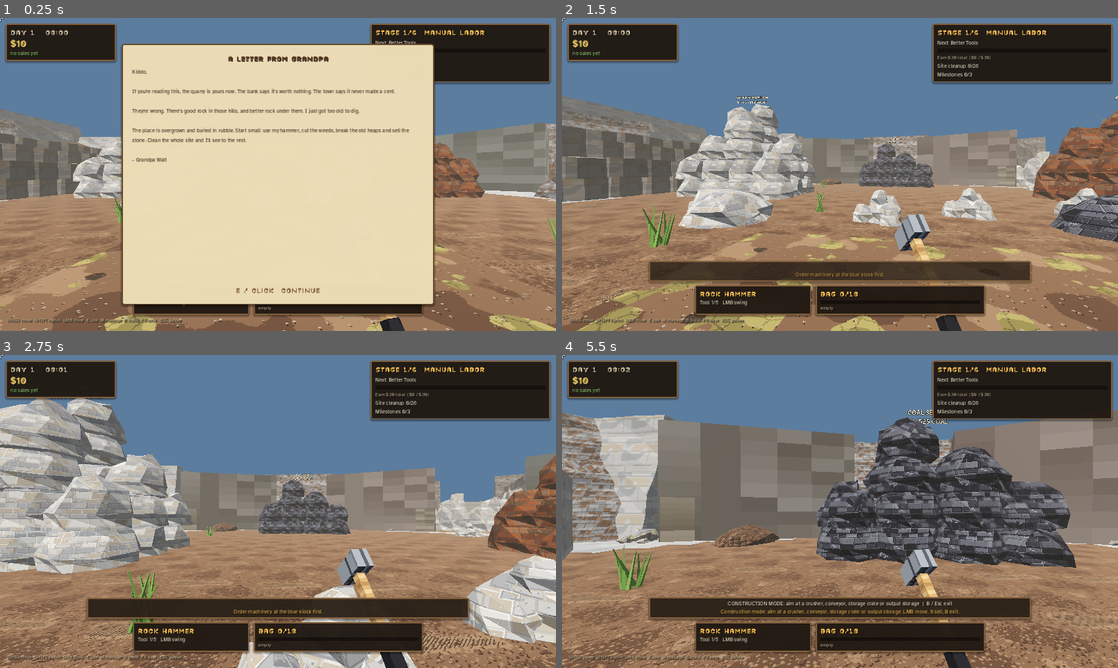
Above: before the commit, frames 1-4 (two rows, left to right).
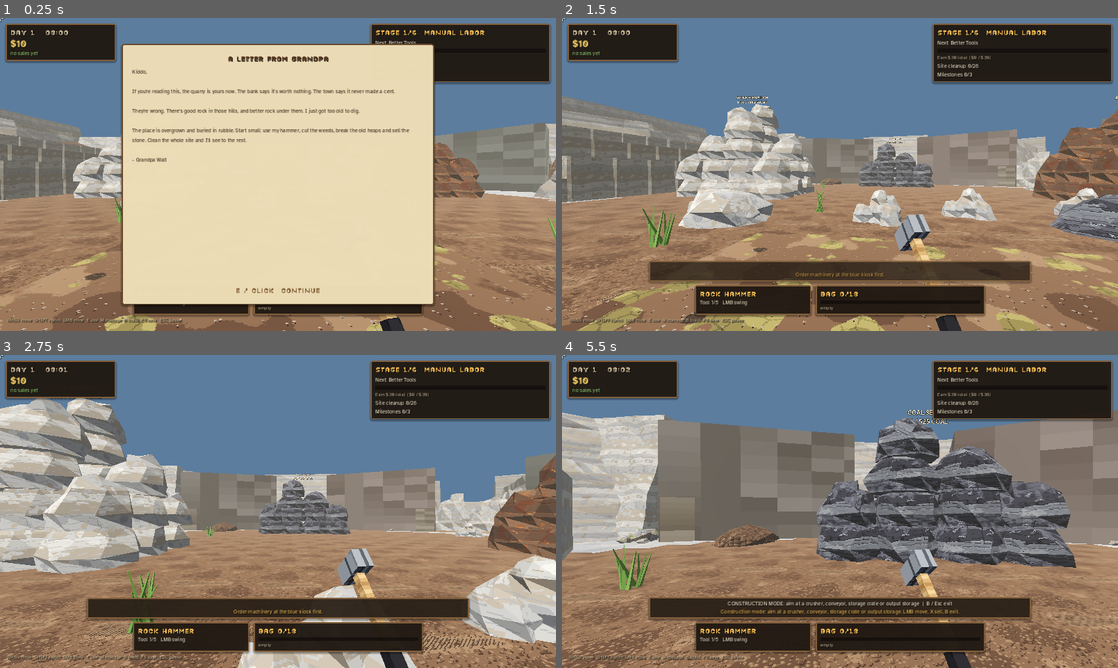
Above: after the commit, the same moments.

Repository: jafetmora79-lab/Quarry-Days
Game: Godot game, scene res://Main.tscn
Two runs of this game, one before a commit and one after it. Both use one fixed random seed, a clock stepped at 60 frames per second and the inputs below.
Inputs (mouse positions are in pixels of both pictures, inside the frame that each line leads up to):
- Up to frame 1 (0.25 s): no input
- Up to frame 2 (1.5 s): tap Enter at 0.5 s; move the mouse to (867, 174) at 0.52 s; hold E (interact) 0.53-1.28 s; hold W (move_forward) from 0.53 s (still down); click (867, 174) at 0.67 s; tap Space at 0.77 s; move the mouse to (812, 174) at 1.27 s; tap P (place_machine) at 1.35 s
- Up to frame 3 (2.75 s): keep holding W (move_forward); tap Space at 1.52 s; move the mouse to (289, 505) at 2.02 s; hold R (rotate_machine) from 2.03 s (still down)
- Up to frame 4 (5.5 s): keep holding W (move_forward); move the mouse to (834, 517) at 2.77 s; release R (rotate_machine) at 2.78 s; tap Shift (sprint) at 2.85 s; click (834, 517) at 2.92 s; tap Space at 3.02, 3.77, 4.52 s; move the mouse to (878, 514) at 3.52 s; tap M at 3.6 s; move the mouse to (795, 508) at 4.27 s; tap G at 4.35 s; move the mouse to (845, 511) at 5.02 s; tap B at 5.1 s; click (845, 511) at 5.17 s

The runs differ from the first frame. In frame 1, 1.5% of the frame differs, in the area x 0-100%, y 32-59%; in frame 2, 6.8%; in frame 3, 9.3%; in frame 4, 12%, in the area x 0-93%, y 18-68%.

Commit message:
Natural rock: wavy bedded strata textures, world-space triplanar rock on formations, flatter blocks
- tools/qd_textures.py natural_strata: no block outlines, tiles seamlessly; used by the rock and cliff textures
- Cut blocks: tiny chamfer, no tilt/jitter; no wobble or per-course tone, so faces stay coplanar and continuous
- Formation rock materials map in world space (strata run unbroken across block seams)

Co-Authored-By: Claude Sonnet 5.5 <noreply@anthropic.com>
Claude-Session: https://claude.ai/code/session_01BdFm1yVtnu8eVQTLcJwNBQ

Diff:
--- a/scripts/arc_formation.gd
+++ b/scripts/arc_formation.gd
@@ -22,8 +22,8 @@
 var crack_col: Array = []         # column each overlay currently marks (-1 free)
 var _crack_next := 0
 const ZERO_XF := Transform3D(Basis(Vector3.RIGHT * 0.0001, Vector3.UP * 0.0001, Vector3.BACK * 0.0001), Vector3(0, -50, 0))
-const TONE_OLD := [Color(0.74, 0.70, 0.66), Color(0.66, 0.63, 0.60)]
-const TONE_NEW := [Color(1.0, 1.0, 0.97), Color(0.9, 0.89, 0.85)]
+const TONE_OLD := [Color(0.88, 0.86, 0.82), Color(0.88, 0.86, 0.82)]   # same tone every course: no stripes between blocks
+const TONE_NEW := [Color(1.0, 1.0, 0.98), Color(1.0, 1.0, 0.98)]
 
 func _key(ref: Vector2i) -> String:
 	return "%d:%d" % [ref.x, ref.y]
@@ -43,9 +43,8 @@
 	set_meta("deposit", id)
 	set_meta("resource", res)
 	set_meta("formation", true)
-	var base_mat := (MeshKit.mat("CutLimestone") as StandardMaterial3D).duplicate() as StandardMaterial3D
+	var base_mat := QuarryFormation.rock_material(Color.WHITE).duplicate() as StandardMaterial3D   # world-space triplanar rock
 	base_mat.vertex_color_use_as_albedo = true
-	base_mat.albedo_color = Color.WHITE
 	for k in range(5):
 		var s := MeshKit.Soup.new()
 		MeshKit.cut_block_into(s, Vector3.ZERO, Vector3(cell * 1.02, tier_h * 1.01, cell * 1.02), 900 + k * 17 + id.length())
@@ -96,7 +95,7 @@
 		var stack2: Array = chunks[i]
 		for t in range(stack2.size()):
 			var flip := PI if rng.randf() < 0.5 else 0.0
-			var basis := Basis(Vector3.UP, yaw + flip + rng.randf_range(-0.02, 0.02)) * Basis.from_scale(Vector3(rng.randf_range(0.99, 1.02), rng.randf_range(0.99, 1.02), sz.y / cell * rng.randf_range(0.99, 1.02)))
+			var basis := Basis(Vector3.UP, yaw + flip) * Basis.from_scale(Vector3(1.0, 1.0, sz.y / cell))
 			base_xf[_key(stack2[t])] = Transform3D(basis, lp + Vector3(0, float(t) * tier_h, 0))
 			inst_state[_key(stack2[t])] = 0
 		shown.append(stack2.size())
--- a/scripts/art/mesh_kit.gd
+++ b/scripts/art/mesh_kit.gd
@@ -183,18 +183,18 @@
 	rng.seed = seed
 	var hw := size.x * 0.5
 	var hd := size.z * 0.5
-	var cut := [rng.randf_range(0.08, 0.34) * size.x, rng.randf_range(0.08, 0.34) * size.x, rng.randf_range(0.08, 0.34) * size.z, rng.randf_range(0.08, 0.34) * size.z]
+	var cut := [rng.randf_range(0.03, 0.09) * size.x, rng.randf_range(0.03, 0.09) * size.x, rng.randf_range(0.03, 0.09) * size.z, rng.randf_range(0.03, 0.09) * size.z]
 	var ring := [Vector2(-hw + cut[0], -hd), Vector2(hw - cut[1], -hd), Vector2(hw, -hd + cut[1]), Vector2(hw, hd - cut[2]),
 		Vector2(hw - cut[2], hd), Vector2(-hw + cut[3], hd), Vector2(-hw, hd - cut[3]), Vector2(-hw, -hd + cut[0])]
-	var tilt_x := rng.randf_range(-0.05, 0.05)
-	var tilt_z := rng.randf_range(-0.05, 0.05)
+	var tilt_x := rng.randf_range(-0.008, 0.008)  # nearly flat: neighbouring blocks must read as one continuous face
+	var tilt_z := rng.randf_range(-0.008, 0.008)
 	var bottom := []
 	var top := []
 	for p in ring:
-		var j: Vector2 = Vector2(rng.randf_range(-0.03, 0.03) * size.x, rng.randf_range(-0.03, 0.03) * size.z)
+		var j: Vector2 = Vector2(rng.randf_range(-0.008, 0.008) * size.x, rng.randf_range(-0.008, 0.008) * size.z)
 		bottom.append(c + Vector3(p.x + j.x, 0.0, p.y + j.y))
-		var ti: Vector2 = Vector2(p.x * 0.96 + j.x * 0.5, p.y * 0.96 + j.y * 0.5)
-		var ty: float = size.y * (1.0 + tilt_x * p.x / hw + tilt_z * p.y / hd + rng.randf_range(-0.025, 0.025))
+		var ti: Vector2 = Vector2(p.x * 0.995 + j.x * 0.5, p.y * 0.995 + j.y * 0.5)
+		var ty: float = size.y * (1.0 + tilt_x * p.x / hw + tilt_z * p.y / hd + rng.randf_range(-0.006, 0.006))
 		top.append(c + Vector3(ti.x, ty, ti.y))
 	var cb := c
 	var ct := c + Vector3(0, size.y * (1.0 + rng.randf_range(-0.02, 0.02)), 0)
--- a/scripts/formation.gd
+++ b/scripts/formation.gd
@@ -8,6 +8,21 @@
 
 const CRACKS := ["res://assets/textures/T_QD_Crack1.png", "res://assets/textures/T_QD_Crack2.png", "res://assets/textures/T_QD_Crack3.png"]
 static var _crack_mats := []
+
+## Shared cut-rock material: world-space triplanar texture (continuous across blocks), tinted per use.
+static var _rock_mats := {}
+static func rock_material(tint: Color) -> StandardMaterial3D:
+	var key := tint.to_html()
+	if _rock_mats.has(key):
+		return _rock_mats[key]
+	var m := (MeshKit.mat("CutLimestone") as StandardMaterial3D).duplicate() as StandardMaterial3D
+	m.uv1_triplanar = true
+	m.uv1_world_triplanar = true
+	m.uv1_scale = Vector3(0.5, 0.5, 0.5)
+	m.uv1_triplanar_sharpness = 6.0
+	m.albedo_color = tint
+	_rock_mats[key] = m
+	return m
 
 var game
 var prog: QuarryProgression
@@ -49,15 +64,12 @@
 	# Phase 6.1: style "cut" = quarry-wall blocks (flat faces, chamfered corners, bedded strata) instead of boulders.
 	cut = str(f.get("style", "")) == "cut"
 	if cut:
-		# weathered original surface vs. brighter freshly cut stone (swapped per column in refresh())
-		mat_old = (MeshKit.mat("CutLimestone") as StandardMaterial3D).duplicate()
-		mat_old.albedo_color = Color(0.74, 0.70, 0.66)
-		mat_new = (MeshKit.mat("CutLimestone") as StandardMaterial3D).duplicate()
-		mat_new.albedo_color = Color(1.0, 1.0, 0.97)
-		mat_old2 = mat_old.duplicate()
-		mat_old2.albedo_color = Color(0.66, 0.63, 0.60)    # alternate courses are a shade darker: reads as bedded strata
-		mat_new2 = mat_new.duplicate()
-		mat_new2.albedo_color = Color(0.9, 0.89, 0.85)
+		# One continuous rock surface: world-space triplanar mapping, so the strata run unbroken across block seams.
+		# The original surface is only slightly darker than freshly cut stone (swapped per column in refresh()).
+		mat_old = QuarryFormation.rock_material(Color(0.88, 0.86, 0.82))
+		mat_new = QuarryFormation.rock_material(Color(1.0, 1.0, 0.98))
+		mat_old2 = mat_old
+		mat_new2 = mat_new
 		mat = mat_old
 	var variants := []
 	for k in range(5 if cut else 4):
@@ -82,11 +94,9 @@
 		for t in range(prog.column_tiers(id, i)):
 			var mi := MeshKit.inst(self, variants[rng.randi() % variants.size()], mat)
 			if cut:
-				# flush courses: blocks sit exactly on the one below, squared up with only a slight wobble
-				mi.position = local + Vector3(rng.randf_range(-0.03, 0.03), t * tier_h, rng.randf_range(-0.03, 0.03))
-				mi.rotation.y = float(rng.randi() % 4) * PI * 0.5 + rng.randf_range(-0.04, 0.04)
-				var cs_ := rng.randf_range(0.99, 1.02)
-				mi.scale = Vector3(cs_, rng.randf_range(0.99, 1.02), cs_)
+				# flush courses: blocks sit exactly on the one below with no wobble, so faces stay coplanar
+				mi.position = local + Vector3(0, t * tier_h, 0)
+				mi.rotation.y = float(rng.randi() % 4) * PI * 0.5
 			else:
 				mi.position = local + Vector3(rng.randf_range(-0.12, 0.12), t * tier_h - 0.08, rng.randf_range(-0.12, 0.12))
 				mi.rotation.y = rng.randf_range(0, TAU)
Binary file changed: assets/textures/T_QD_CliffStrata.png
Binary file changed: assets/textures/T_QD_CutLimestone.png
Binary file changed: assets/textures/T_QD_RockCoal.png
Binary file changed: assets/textures/T_QD_RockCopper.png
Binary file changed: assets/textures/T_QD_RockDeep.png
Binary file changed: assets/textures/T_QD_RockGold.png
Binary file changed: assets/textures/T_QD_RockIron.png
Binary file changed: assets/textures/T_QD_RockLimestone.png
